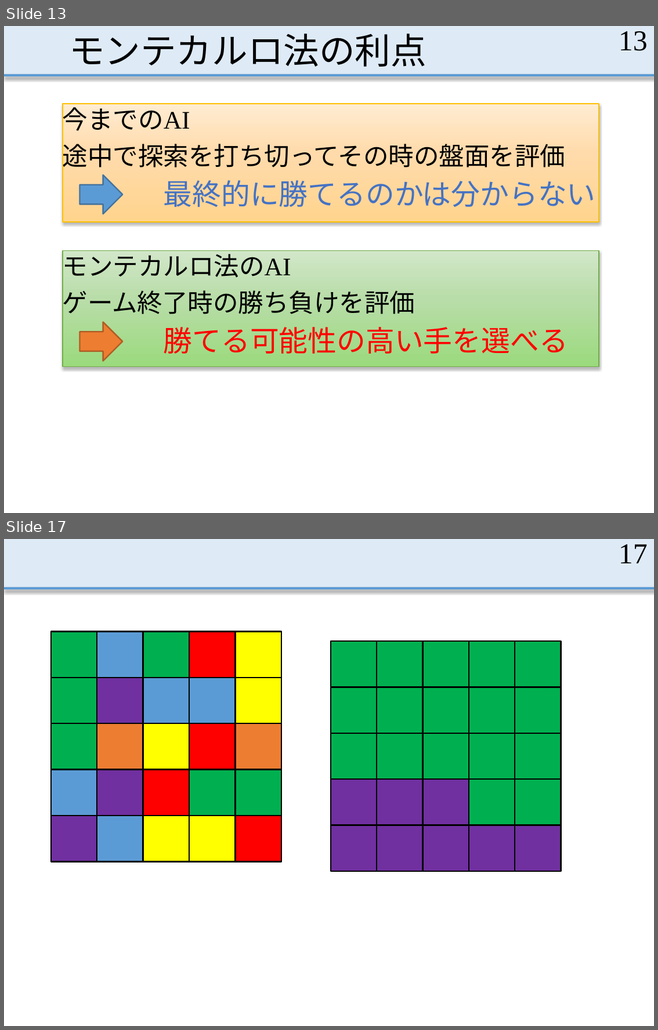
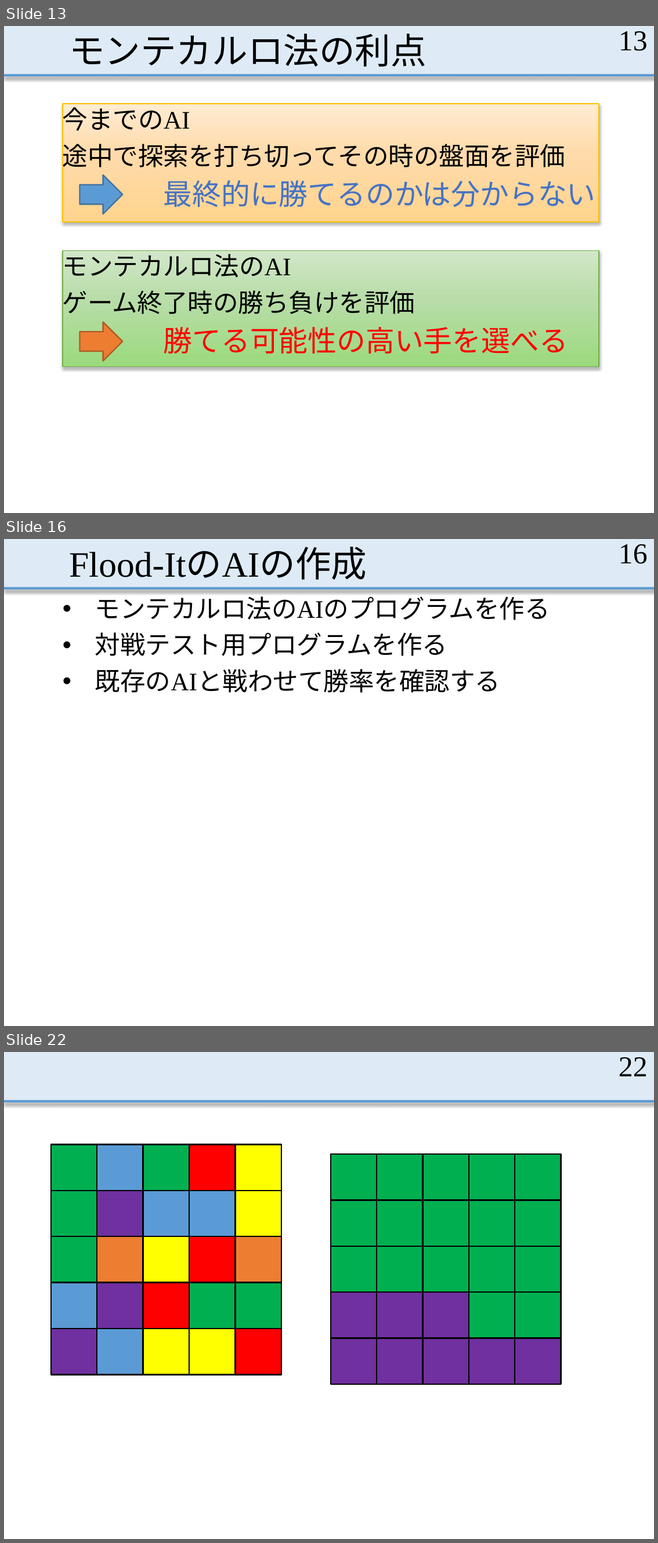
Before and after one commit to MasayaOda/SR, a slide deck: 中間発表.pptx. Shown one above the other, each under a label of ours: slides 13 and 17 before the commit, slides 13, 16 and 22 after it; the slides between them are not shown. The pictures are 658x1030 and 658x1543 pixels, drawn with LibreOffice and Linux fonts; fonts in the diff are those of the drawing. Boxes give left, top, right and bottom in pixels: in the first picture for what was removed or moved away, otherwise in the second. Text is boxed around its words. In the diff, an @@ line names an element or a change of style, - is before the commit and + after.

```diff
--- a/中間発表.pptx
+++ b/中間発表.pptx
@@ slide 16 added at (4, 539, 654, 1026), background #FFFFFF; not listed: 2 template elements that a slide beside it also shows @@
@@ title added at (69, 549, 366, 580), 39.6 pt, text #000000 @@
+Flood-ItのAIの作成
@@ page number added at (618, 544, 647, 564), 32 pt, text #000000 @@
+16
@@ text added at (95, 592, 550, 693), 28 pt, text #000000 @@
+• モンテカルロ法のAIのプログラムを作る
+• 対戦テスト用プログラムを作る
+• 既存のAIと戦わせて勝率を確認する
@@ what was slide 17 is now slide 22 @@
@@ page number at (618, 1057, 647, 1076): text changed @@
-17
+22
```
Also in this commit, not shown: 9 slides changed, 5 other slides added, 1 slide removed.
